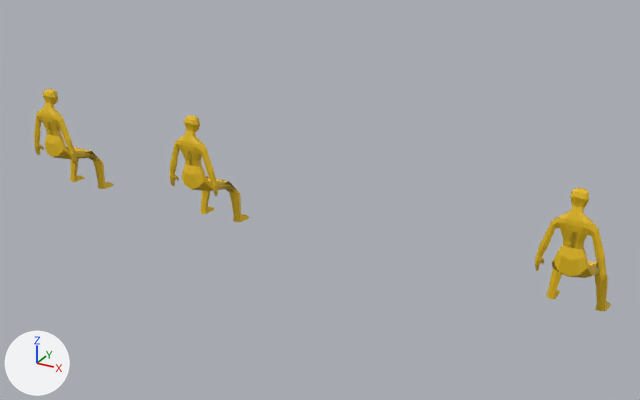
Two versions of the glTF model project/assets/row_3.glb, one commit apart.
Camera for both pictures: a camera (50 mm lens) standing at (4.36, -10.92, 4.28) and looking at (0.34, -3.61, 0.63). Every picture has the same lights, and +X, +Y and +Z are marked at lower left. Vertices at the same position are counted once.

Names of what the first picture shows: 'Student.006', 'Student.007', 'Student.008'.
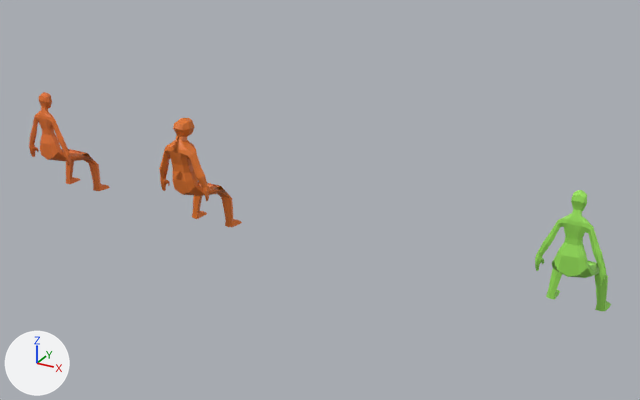
Commit message: student variations

Patch to the scene script:
```diff
--- a/project/assets/row_3.glb.py
+++ b/project/assets/row_3.glb.py
@@ mat_person_009 @@
+mat_person_009 = principled_material('Person.009')
+mat_person_009.base_color = (0.332, 0.8, 0.108)  # green #9ce75c
@@ mat_person_008 @@
+mat_person_008 = principled_material('Person.008')
+mat_person_008.base_color = (0.8, 0.178, 0.0289)  # orange #e7752f
@@ mat_person_007 @@
+mat_person_007 = principled_material('Person.007')
+mat_person_007.base_color = (0.8, 0.187, 0.022)  # orange #e77829
@@ me_student @@
 # used by ob_student_006; location = (-1.021, -3.897, 0.02); rotation_euler = (1.571, 0.0, -3.142), in degrees (90, 0, -180); scale = (0.23, 0.195, 0.195)
-me_student.from_pydata(...)  # 370 vertices, 771 faces; spans x -1.32..1.32, y 0.24..7.1, z -0.46..3.08
-me_student.materials.append(mat_person)  # yellow #e7bd13
+me_student.from_pydata(...)  # 370 vertices, 771 faces; spans x -1.32..1.32, y 0.24..7.15, z -0.75..3.08
+# me_student part 1: 180 of 370 vertices moved; they spanned x -1.19..1.19, y 2.98..7.1, z -0.46..0.67 and now span x -1.19..1.19, y 2.98..7.15, z -0.75..0.86; mean shift (0.0, -0.01, 0.02); largest move (0.0, 4.32, 0.31) -> (0.0, 4.27, 0.81)
+me_student.materials.append(mat_person_007)  # orange #e77829
@@ me_student_009 @@
+me_student_009.from_pydata(...)  # 370 vertices, 771 faces; spans x -1.32..1.32, y 0.24..7.0, z -0.42..3.08
+me_student_009.materials.append(mat_person_009)  # green #9ce75c
@@ me_student_008 @@
+me_student_008.from_pydata(...)  # 370 vertices, 771 faces; spans x -1.32..1.32, y 0.24..7.0, z -0.42..3.08
+me_student_008.materials.append(mat_person_008)  # orange #e7752f
@@ ob_student_006 @@
 ob_student_006 = bpy.data.objects.new('Student.006', me_student)
-ob_student_006.location = (-1.021, -3.897, 0.02)
+ob_student_006.location = (-1.026, -4.048, 0.02)
 ob_student_006.rotation_euler = (1.571, 0.0, -3.142)  # degrees (90, 0, -180)
@@ ob_student_007 @@
-ob_student_007 = bpy.data.objects.new('Student.007', me_student)
-ob_student_007.location = (-2.996, -3.897, 0.02)
+ob_student_007 = bpy.data.objects.new('Student.007', me_student_008)
+ob_student_007.location = (-2.996, -3.978, 0.02)
 ob_student_007.rotation_euler = (1.571, 0.0, -3.142)  # degrees (90, 0, -180)
@@ ob_student_008 @@
-ob_student_008 = bpy.data.objects.new('Student.008', me_student)
+ob_student_008 = bpy.data.objects.new('Student.008', me_student_009)
 ob_student_008.location = (2.978, -3.897, 0.02)
```

What differs and where, as boxes [x1, y1, x2, y2] in the pictures (640 x 400 px; the box of a moved part takes in the faces that stretch with it):
'Student.006', recoloured, reshaped, moved
    before: [169, 115, 250, 222]
    after: [159, 118, 242, 227]
'Student.008', recoloured, reshaped (yellow to green)
    before: [535, 188, 611, 311]
    after: [535, 190, 611, 311]
'Student.007', recoloured, reshaped, moved
    before: [34, 89, 114, 189]
    after: [29, 92, 110, 191]
part 1 of me_student, moved or reshaped
    before: [34, 89, 606, 278]
    after: [159, 118, 219, 196]
